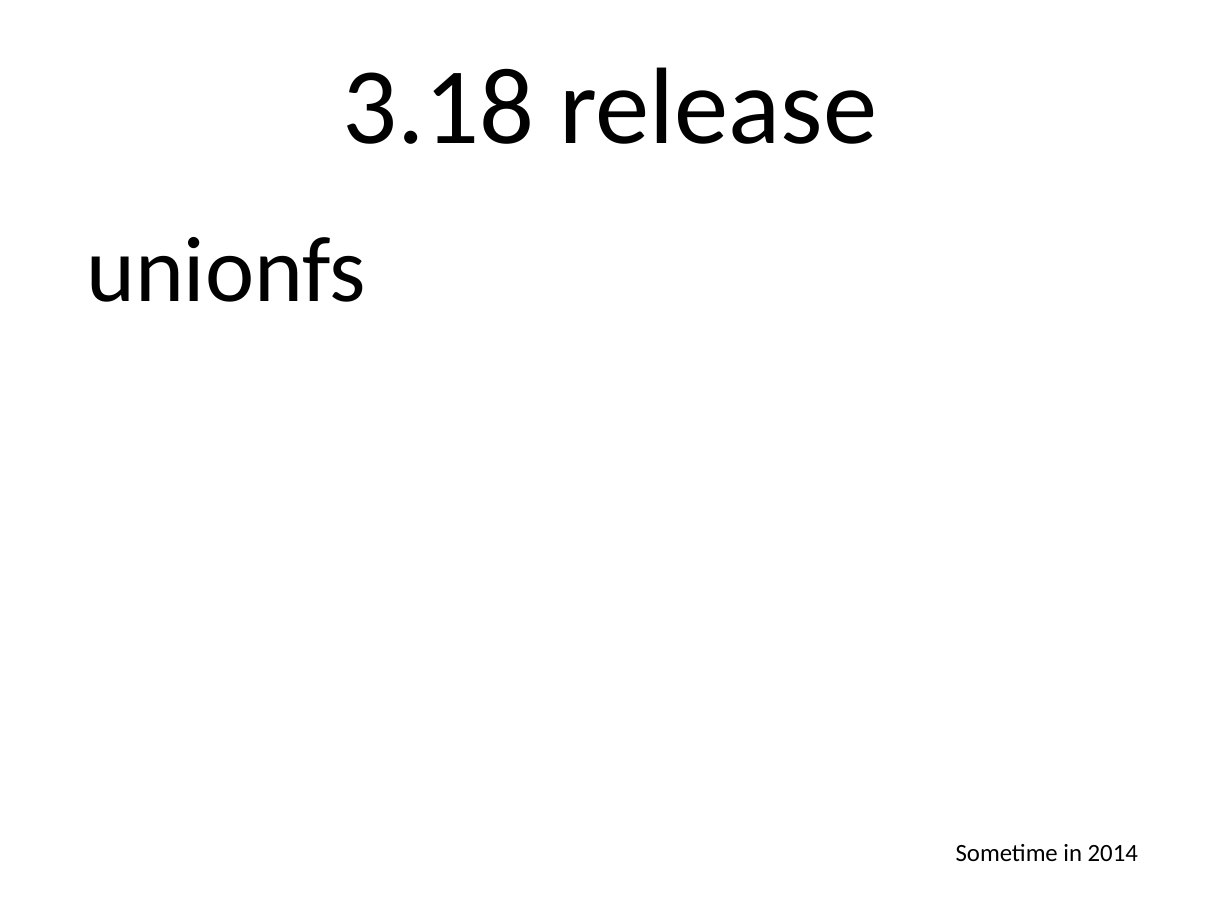
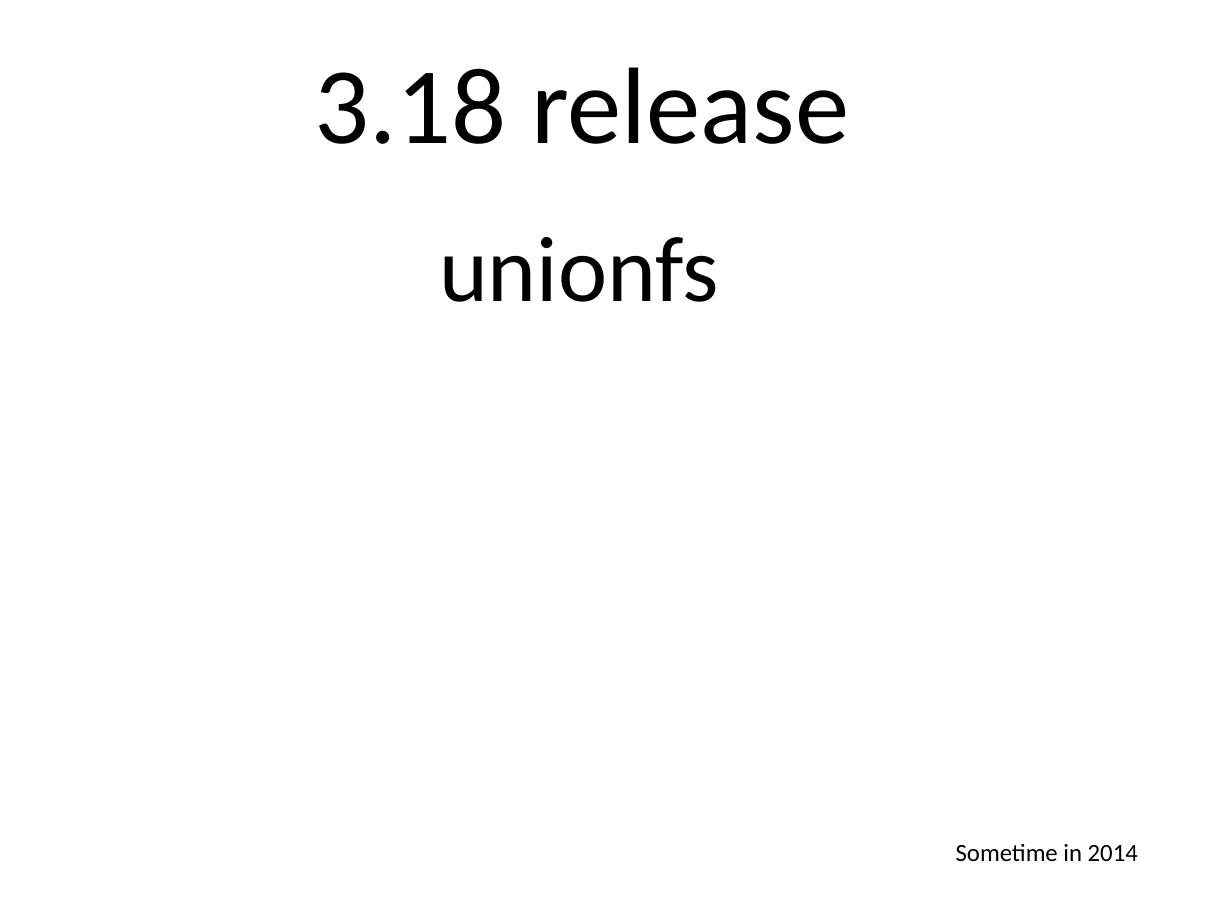
Before and after one commit to gregkh/kernel-development, a slide deck: slide 17 of lf_kernel-development.odp (slide 30 before the commit). Drawn at 1232x924 pixels with LibreOffice and Linux fonts; fonts in the diff are those of the drawing; background and template pictures are left out. Boxes give left, top, right and bottom in pixels: in the first picture for what was removed or moved away, otherwise in the second. Text is boxed around its words. In the diff, an @@ line names an element or a change of style, - is before the commit and + after.

```diff
--- a/lf_kernel-development.odp
+++ b/lf_kernel-development.odp
@@ text "3.18 release": place and size @@
-text "3.18 release" at [343, 67, 877, 144]
+text "3.18 release" at [314, 67, 849, 144]
@@ text "unionfs": place and size @@
-text "unionfs" at [86, 237, 366, 302]
+text "unionfs" at [439, 237, 719, 302]
```
Also in this commit, not shown: 27 other slides changed, 1 slide removed, 1 other file.
